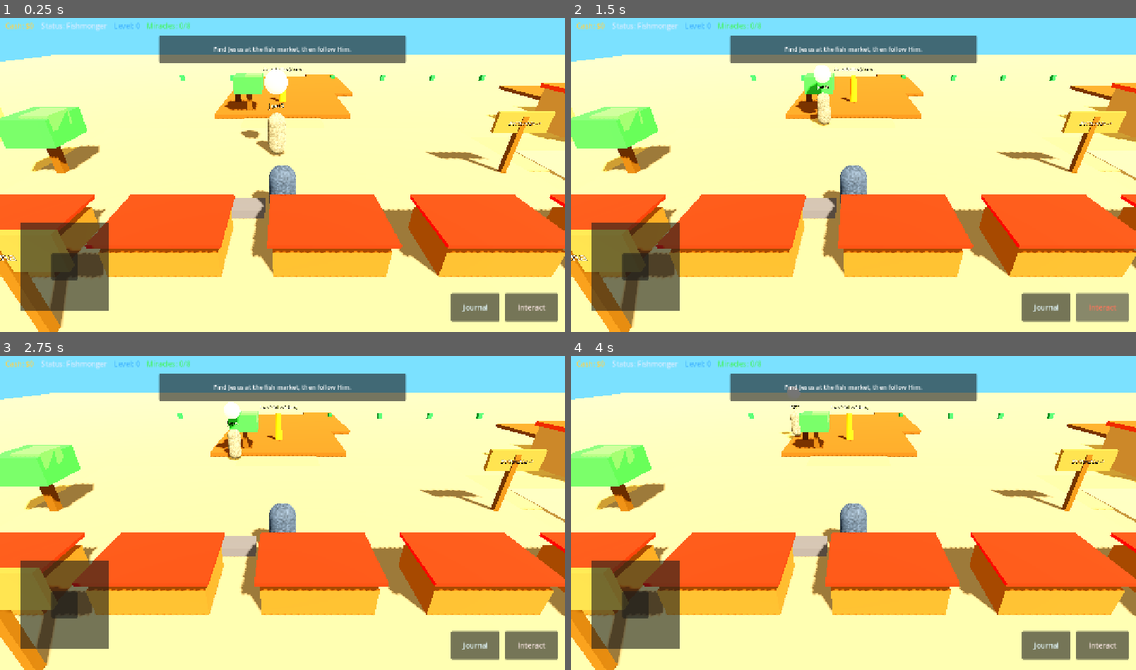
Above: before the commit, frames 1-4 (two rows, left to right).
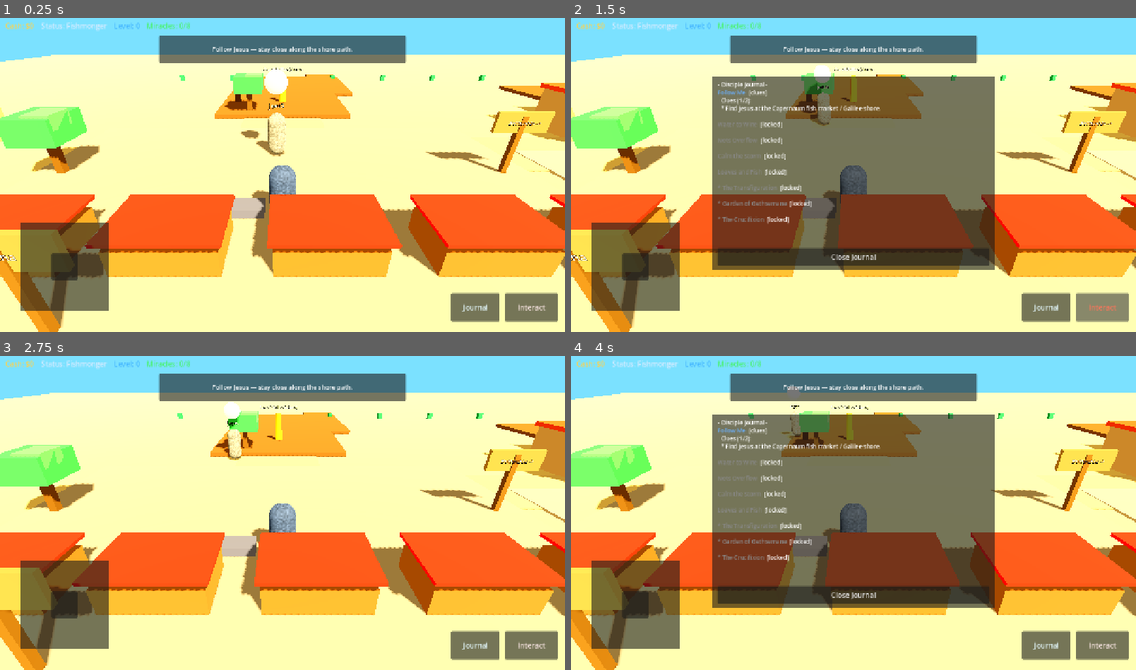
Above: after the commit, the same moments.

Repository: 3lshadai-ux/Infidel-Crusader
Game: Godot game, scene res://scenes/main.tscn
Two runs of this game, one before a commit and one after it. Both use one fixed random seed, a clock stepped at 60 frames per second and the inputs below.
Inputs (mouse positions are in pixels of both pictures, inside the frame that each line leads up to):
- Up to frame 1 (0.25 s): no input
- Up to frame 2 (1.5 s): click "Journal" at 0.5 s; click "Interact" at 1.25 s
- Up to frame 3 (2.75 s): move the mouse to (406, 494) at 2.02 s; hold D (move_right) from 2.03 s (still down); hold J (journal) from 2.03 s (still down); tap E (interact) at 2.1 s; click (406, 494) at 2.17 s
- Up to frame 4 (4 s): release D (move_right) at 2.75 s; release J (journal) at 2.75 s; drag from (740, 525) to (825, 575) at 2.77 s; move the mouse to (910, 440) at 3.52 s; hold D (move_right) from 3.53 s (still down); hold J (journal) from 3.53 s (still down); tap E (interact) at 3.6 s

The runs differ from the first frame. In frame 1, 0.3% of the frame differs, in the area x 37-63%, y 8-12%; in frame 2, 31%; in frame 3, 0.3%; in frame 4, 31%, in the area x 25-75%, y 8-81%.
Error before the commit: Parse Error: Function "_refresh_cash()" not found in base self. (res://scripts/hud.gd:48)

Commit message:
fix(v0.2.5): restore full hud.gd after truncated push

Diff:
--- a/scripts/hud.gd
+++ b/scripts/hud.gd
@@ -75,3 +75,161 @@
 	close_j.pressed.connect(func(): journal_panel.visible = false)
 	_connect_encounter()
 	_refresh_journal()
+
+func _connect_encounter() -> void:
+	await get_tree().process_frame
+	var enc := get_tree().get_first_node_in_group("miracle_encounter")
+	if enc == null:
+		return
+	if enc.has_signal("request_puzzle_ui"):
+		enc.request_puzzle_ui.connect(_open_puzzle)
+	if enc.has_signal("request_clue_ui"):
+		enc.request_clue_ui.connect(_show_clues)
+	if enc.has_signal("request_interact_hint"):
+		enc.request_interact_hint.connect(_show_hint)
+	if enc.has_signal("clear_interact_hint"):
+		enc.clear_interact_hint.connect(_hide_hint)
+	if enc.has_signal("fill_jars_progress"):
+		enc.fill_jars_progress.connect(_on_jars_progress)
+	if enc.has_signal("watch_progress"):
+		enc.watch_progress.connect(_on_watch_progress)
+	if enc.has_signal("sleep_warning"):
+		enc.sleep_warning.connect(_on_sleep_warning)
+	if enc.has_signal("clear_sleep_warning"):
+		enc.clear_sleep_warning.connect(_on_clear_sleep_warning)
+	if enc.has_signal("level1_complete"):
+		enc.level1_complete.connect(_on_level1_complete)
+
+func _refresh_cash(amount: int) -> void:
+	cash_label.text = "Cash: $%d" % amount
+
+func _refresh_status(status: String) -> void:
+	status_label.text = "Status: %s" % status
+
+func _refresh_level(level: int) -> void:
+	level_label.text = "Level: %d" % level
+
+func _refresh_miracles(completed: int, total: int) -> void:
+	miracles_label.text = "Miracles: %d/%d" % [completed, total]
+
+func _on_mission_updated(text: String) -> void:
+	mission_label.text = text
+
+func _on_mission_completed(title: String, reward: int) -> void:
+	complete_panel.visible = true
+	complete_title.text = title
+	complete_body.text = "Witnessed.\n(+ $%d)" % reward
+	get_tree().create_timer(3.5).timeout.connect(func(): complete_panel.visible = false)
+	puzzle_panel.visible = false
+	_refresh_journal()
+
+func _on_level_up(new_level: int, title: String) -> void:
+	levelup_panel.visible = true
+	levelup_label.text = "* LEVEL UP - %d *\nNew title: %s\nNext clue unlocked" % [new_level, title]
+	get_tree().create_timer(4.0).timeout.connect(func(): levelup_panel.visible = false)
+
+func _on_scripture(reference: String, quote: String) -> void:
+	scripture_panel.visible = true
+	scripture_ref.text = reference
+	scripture_quote.text = "\"%s\"" % quote
+	get_tree().create_timer(10.0).timeout.connect(func(): scripture_panel.visible = false)
+
+func _on_major_beat(_beat_id: String, beat_name: String) -> void:
+	major_panel.visible = true
+	major_label.text = "* MAJOR STORY BEAT *\n%s" % beat_name
+	get_tree().create_timer(5.0).timeout.connect(func(): major_panel.visible = false)
+
+func _on_clue_revealed(_miracle_id: String, clue_index: int, clue_text: String) -> void:
+	clue_panel.visible = true
+	clue_label.text = "[b]Clue %d[/b]\n%s" % [clue_index + 1, clue_text]
+	get_tree().create_timer(5.0).timeout.connect(func(): clue_panel.visible = false)
+	_refresh_journal()
+
+func _show_clues(miracle_id: String, clues: PackedStringArray) -> void:
+	clue_panel.visible = true
+	var lines := "[b]Journal clues - %s[/b]\n" % miracle_id
+	for i in range(clues.size()):
+		lines += "* %s\n" % clues[i]
+	clue_label.text = lines
+	get_tree().create_timer(6.0).timeout.connect(func(): clue_panel.visible = false)
+
+func _on_puzzle_opened_signal(miracle_id: String, puzzle: Dictionary) -> void:
+	_open_puzzle(miracle_id, puzzle)
+
+func _open_puzzle(miracle_id: String, puzzle: Dictionary) -> void:
+	var ptype: String = str(puzzle.get("type", "riddle"))
+	if ptype in ["arrive", "keep_watch"]:
+		return
+	_puzzle_miracle_id = miracle_id
+	puzzle_panel.visible = true
+	puzzle_prompt.text = str(puzzle.get("prompt", "Solve the puzzle."))
+	puzzle_hint.text = "Hint: %s" % str(puzzle.get("hint", ""))
+	puzzle_feedback.text = ""
+	puzzle_input.text = ""
+	puzzle_input.grab_focus()
+
+func _on_puzzle_submit() -> void:
+	if _puzzle_miracle_id.is_empty():
+		return
+	var answer := puzzle_input.text
+	var enc := get_tree().get_first_node_in_group("miracle_encounter")
+	var ok := false
+	if enc and enc.has_method("submit_answer"):
+		ok = enc.submit_answer(_puzzle_miracle_id, answer)
+	else:
+		ok = GameState.submit_puzzle_answer(_puzzle_miracle_id, answer)
+	if ok:
+		puzzle_feedback.text = "Correct - the way is open."
+		puzzle_feedback.add_theme_color_override("font_color", Color(0.25, 1.0, 0.4))
+		get_tree().create_timer(1.2).timeout.connect(func(): puzzle_panel.visible = false)
+	else:
+		puzzle_feedback.text = "Not yet - search the scriptures and try again."
+		puzzle_feedback.add_theme_color_override("font_color", Color(1.0, 0.35, 0.28))
+
+func _toggle_journal() -> void:
+	journal_panel.visible = not journal_panel.visible
+	if journal_panel.visible:
+		_refresh_journal()
+
+func _refresh_journal() -> void:
+	if journal_text:
+		journal_text.text = MiracleJournal.journal_text(GameState.get_journal_entries())
+
+func _on_interact_pressed() -> void:
+	var enc := get_tree().get_first_node_in_group("miracle_encounter")
+	if enc and enc.has_method("try_interact"):
+		enc.try_interact()
+
+func _show_hint(text: String) -> void:
+	hint_label.visible = true
+	hint_label.text = text
+
+func _hide_hint() -> void:
+	hint_label.visible = false
+
+func _on_jars_progress(filled: int, total: int) -> void:
+	_show_hint("Waterpots filled: %d / %d" % [filled, total])
+
+func _on_watch_progress(elapsed: float, required: float) -> void:
+	_show_hint("Keep watch... %.0f / %.0f s" % [elapsed, required])
+
+func _on_sleep_warning(text: String) -> void:
+	_show_hint(text)
+	hint_label.add_theme_color_override("font_color", Color(1.0, 0.75, 0.45))
+
+func _on_clear_sleep_warning() -> void:
+	hint_label.remove_theme_color_override("font_color")
+
+func _on_level1_complete() -> void:
+	major_panel.visible = true
+	major_label.text = "* LEVEL 1 COMPLETE *\nThe Crucifixion witnessed.\nFree roam unlocked — Resurrection / Level 2 TBD"
+	get_tree().create_timer(8.0).timeout.connect(func(): major_panel.visible = false)
+
+func _on_joystick(dir: Vector2) -> void:
+	var player := get_tree().get_first_node_in_group("player")
+	if player and player.has_method("set_joystick"):
+		player.set_joystick(dir)
+
+func _unhandled_input(event: InputEvent) -> void:
+	if event.is_action_pressed("journal"):
+		_toggle_journal()
